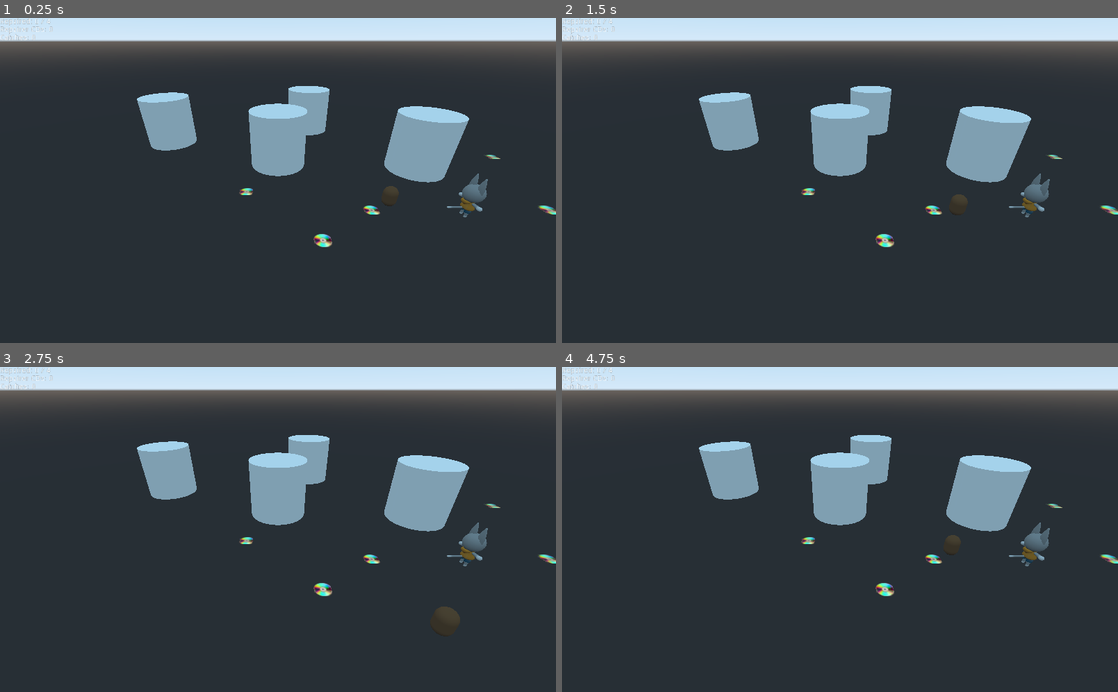
Above: before the commit, frames 1-4 (two rows, left to right).
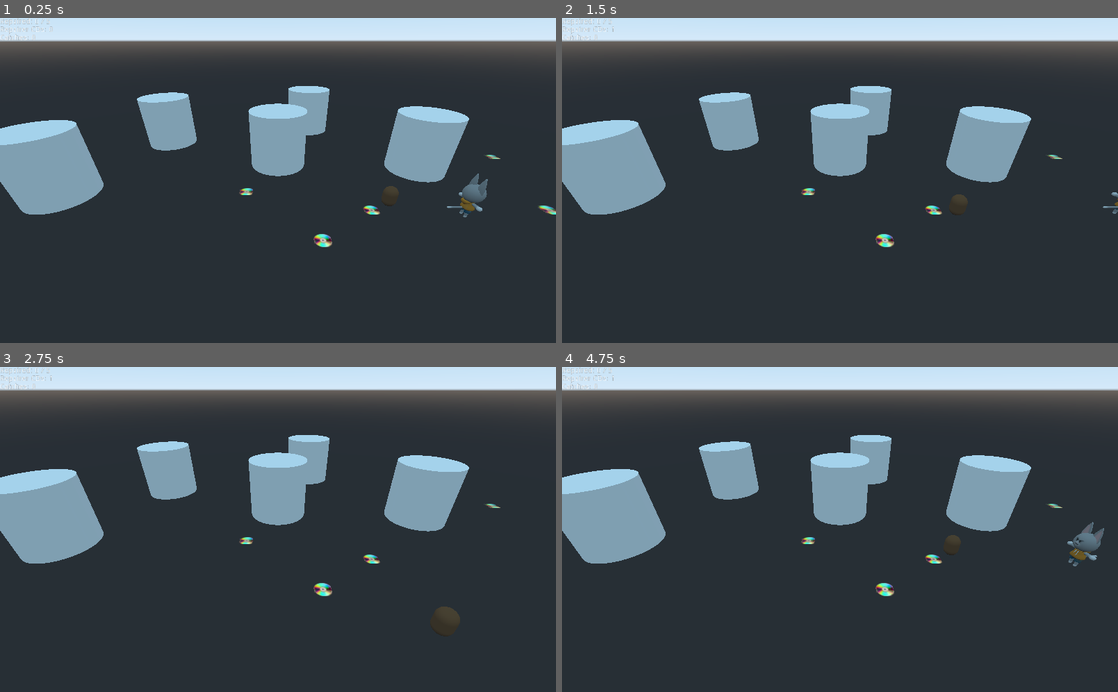
Above: after the commit, the same moments.

Repository: bmolyneaux/GGJ2020
Game: Godot game, scene res://Level/Jez Test Town.tscn
Two runs of this game, one before a commit and one after it. Both use one fixed random seed, a clock stepped at 60 frames per second and the inputs below. This scene is started directly instead of the project's main scene.
Inputs:
- Up to frame 1 (0.25 s): no input
- Up to frame 2 (1.5 s): tap Enter (ui_accept) at 0.5, 0.77 s; hold Right (ui_right) 0.53-1.28 s; tap Space at 0.6, 1.35 s; hold S from 1.28 s (still down)
- Up to frame 3 (2.75 s): tap Enter (ui_accept) at 1.52 s; release S at 2.03 s; hold Right (ui_right) from 2.03 s (still down); tap Space at 2.1 s
- Up to frame 4 (4.75 s): tap Enter (ui_accept) at 2.75, 3.02, 3.77, 4.25, 4.52 s; release Right (ui_right) at 2.78 s; hold W 2.78-3.53 s; tap Space at 2.85, 3.6, 4.35 s; hold Left (ui_left) from 3.53 s (still down)

The runs differ from the first frame. In frame 1, 4.3% of the frame differs, in the area x 0-19%, y 0-61%; in frame 2, 4.7%; in frame 3, 4.7%; in frame 4, 5.1%, in the area x 0-100%, y 0-62%.

Commit message:
Make it so you need CDs to repair things

Diff:
--- a/Game/GameManager.gd
+++ b/Game/GameManager.gd
@@ -7,11 +7,11 @@
 		if repairable.repaired:
 			num_repaired += 1
 
-	var player = get_tree().get_nodes_in_group("Player")[0]
+	var player := get_tree().get_nodes_in_group("Player")[0] as Repairer
 	var catcher = get_tree().get_nodes_in_group("Catcher")[0]
 
 	$DebugLabel.text = (
 		("Repaired: %s / %s\n" % [num_repaired, repairables.size()]) +
-		("Repairer CDs: %s\n" % player.numCollected) +
+		("Repairer CDs: %s\n" % player.num_collected) +
 		("Catches: %s\n" % catcher.num_caught)
 	)
--- a/Level/Jez Test Town.tscn
+++ b/Level/Jez Test Town.tscn
@@ -11,6 +11,9 @@
 [node name="Spatial" type="Spatial"]
 
 [node name="Repairable" parent="." instance=ExtResource( 1 )]
+
+[node name="Repairable5" parent="." instance=ExtResource( 1 )]
+transform = Transform( 1, 0, 0, 0, 1, 0, 0, 0, 1, -6.54865, 2.38419e-07, 2.09873 )
 
 [node name="Repairable2" parent="." instance=ExtResource( 1 )]
 transform = Transform( 1, 0, 0, 0, 1, 0, 0, 0, 1, 1.51652, 0, -4.06838 )
@@ -30,6 +33,13 @@
 transform = Transform( 1, 0, 0, 0, 1, 0, 0, 0, 1, 4.98274, 0, 3.11699 )
 
 [node name="GamepadController" parent="Repairer" instance=ExtResource( 4 )]
+
+[node name="KeyboardController" parent="Repairer" instance=ExtResource( 7 )]
+up = 16777232
+down = 16777234
+left = 16777231
+right = 16777233
+catch_or_repair = 16777237
 
 [node name="Catcher" parent="." instance=ExtResource( 6 )]
 transform = Transform( 1, 0, 0, 0, 1, 0, 0, 0, 1, 3.13724, 0, 2.65013 )
--- a/Repairable/Repairable.gd
+++ b/Repairable/Repairable.gd
@@ -1,4 +1,5 @@
 extends Spatial
+class_name Repairable
 
 export(bool) var repaired := false
 var repairTime : int
--- a/Repairer/repairer.gd
+++ b/Repairer/repairer.gd
@@ -6,7 +6,7 @@
 export var max_speed := 200
 var speed := Vector2(0, 0)
 var input : Vector2
-var numCollected := 0
+var num_collected := 0
 var caught_cooldown := 0.0
 const caught_cooldown_length := 3.0
 
@@ -31,7 +31,7 @@
 		if collectable.collected:
 			continue
 		collectable.collect()
-		numCollected += 1
+		num_collected += 1
 
 	$KittyCat.rotation = Vector3(0, atan2(speed.y, -speed.x),0)
 
@@ -57,12 +57,21 @@
 		repair()
 
 func repair():
+	if num_collected <= 0:
+		# Can't repair if you're not holding anything
+		return
 	var bodies = $Area.get_overlapping_bodies()
 	for body in bodies:
-		var repairable = body.get_parent()
-		if not repairable.is_in_group("Repairable"):
+		if not body.get_parent().is_in_group("Repairable"):
+			continue
+		if not body.get_parent() is Repairable:
+			print("Things tagged with Repairable should be Repairable things")
+			continue
+		var repairable := body.get_parent() as Repairable
+		if repairable.repaired:
 			continue
 		repairable.repair()
+		num_collected -= 1
 
 func can_be_caught():
 	return caught_cooldown <= 0
--- a/project.godot
+++ b/project.godot
@@ -9,12 +9,18 @@
 config_version=4
 
 _global_script_classes=[ {
+"base": "Spatial",
+"class": "Repairable",
+"language": "GDScript",
+"path": "res://Repairable/Repairable.gd"
+}, {
 "base": "KinematicBody",
 "class": "Repairer",
 "language": "GDScript",
 "path": "res://Repairer/repairer.gd"
 } ]
 _global_script_class_icons={
+"Repairable": "",
 "Repairer": ""
 }
 
